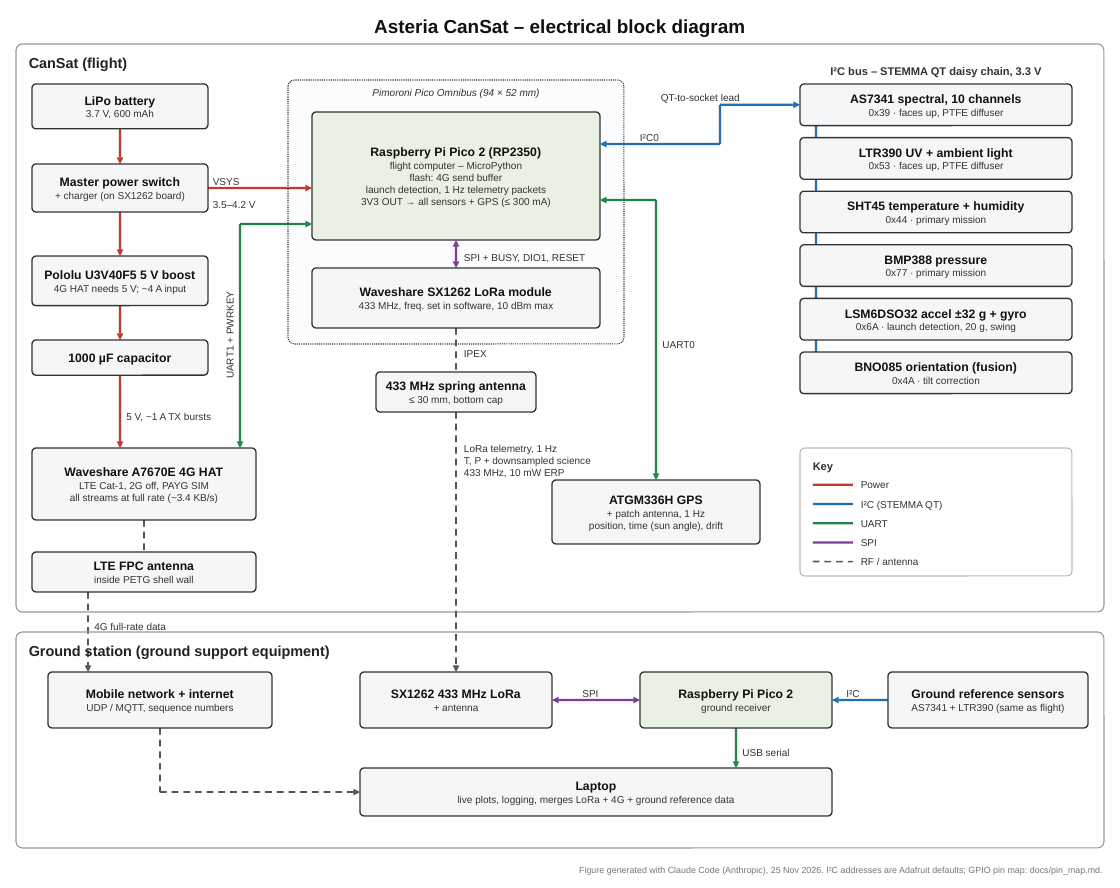
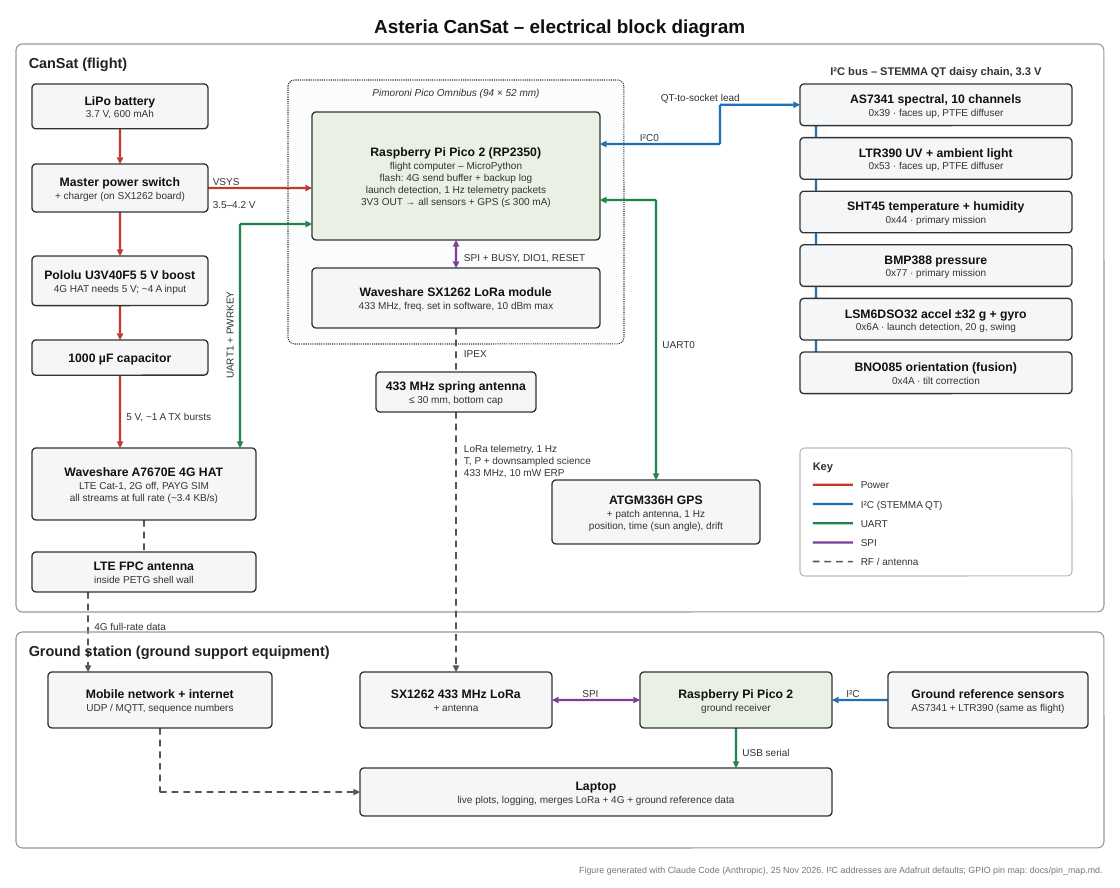
Before and after one commit to mrlancus/asteria, a slide deck: slide 1 of exports/electrical_block_diagram.pptx. Drawn at 1120x888 pixels with LibreOffice and Linux fonts; fonts in the diff are those of the drawing. Boxes give left, top, right and bottom in pixels: in the first picture for what was removed or moved away, otherwise in the second. Text is boxed around its words. In the diff, an @@ line names an element or a change of style, - is before the commit and + after.

```diff
--- a/exports/electrical_block_diagram.pptx
+++ b/exports/electrical_block_diagram.pptx
@@ text in rounded rectangle at box(380, 174, 532, 183): text changed @@
-flash: 4G send buffer
+flash: 4G send buffer + backup log
```
Also in this commit, not shown: 8 other files.
